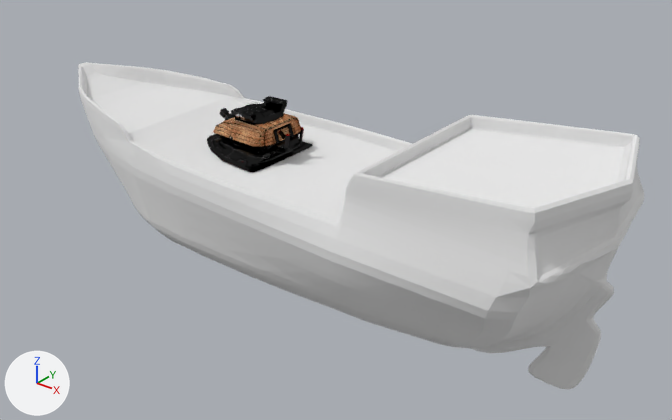
The Blender file External Assets/Models/shipBase.blend: old version first, new version second.
Before and after are seen from a 50 mm lens placed at (6.5, -7.57, 4.71), pointed at (0.13, 0.39, -0.23). Arrows for +X, +Y and +Z are at lower left; the lights stay in place.

Names of what the first picture shows: 'shipBase', 'turret hardpoint'.
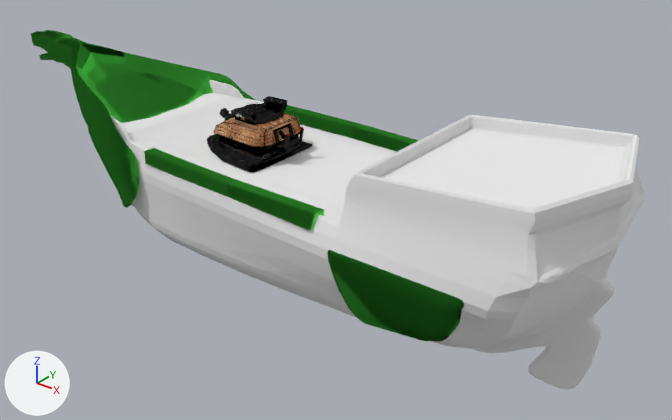
Changed parts and their boxes [x1, y1, x2, y2] in the pictures (672 x 420 px):
'shipBase.001', added (green): after [31, 30, 465, 341]

Diff of the bpy script that builds the scene:
```diff
--- a/External Assets/Models/shipBase.blend.py
+++ b/External Assets/Models/shipBase.blend.py
@@ mat_jadestone @@
+mat_jadestone = bpy.data.materials.new('jadeStone')
+mat_jadestone.use_nodes = True; mat_jadestone.node_tree.nodes.clear()
+_N = mat_jadestone.node_tree.nodes; _L = mat_jadestone.node_tree.links
+n0 = _N.new('ShaderNodeOutputMaterial'); n0.name = 'Material Output'
+n1 = _N.new('ShaderNodeTexCoord'); n1.name = 'Texture Coordinate'
+n2 = _N.new('ShaderNodeBsdfDiffuse'); n2.name = 'Diffuse BSDF'
+n2.inputs[0].default_value = (0.118, 0.935, 0.102, 1.0)  # 'Color', green #60f85a
+_L.new(n2.outputs[0], n0.inputs[0])  # 'BSDF' to 'Surface'
+_L.new(n1.outputs[2], n2.inputs[2])  # 'UV' to 'Normal'
@@ me_cube_003 @@
+me_cube_003.from_pydata(...)  # 939 vertices, 854 faces; spans x -5.04..2.93, y -1.27..0.0, z -0.99..1.25
+me_cube_003.materials.append(mat_jadestone)  # its picture is missing
@@ ob_shipbase_001 @@
+ob_shipbase_001 = bpy.data.objects.new('shipBase.001', me_cube_003)
+ob_shipbase_001.location = (0.0, 0.0, 0.0)
+_m = ob_shipbase_001.modifiers.new('Mirror', 'MIRROR')
+_m.use_axis = (False, True, False)
+_m.use_clip = True
```
